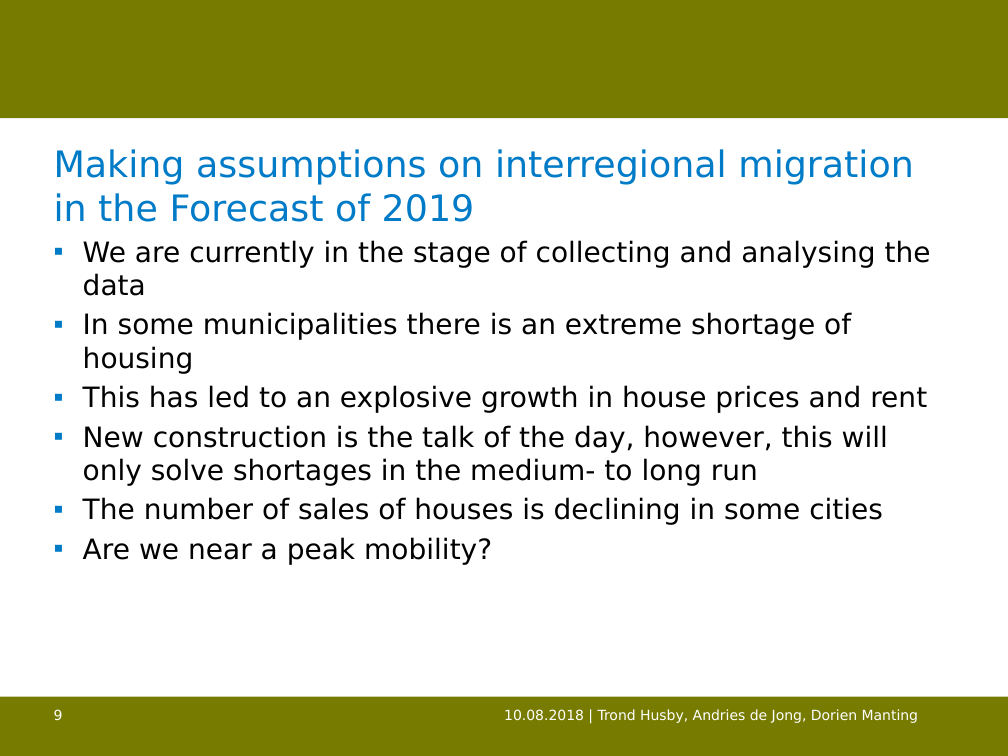
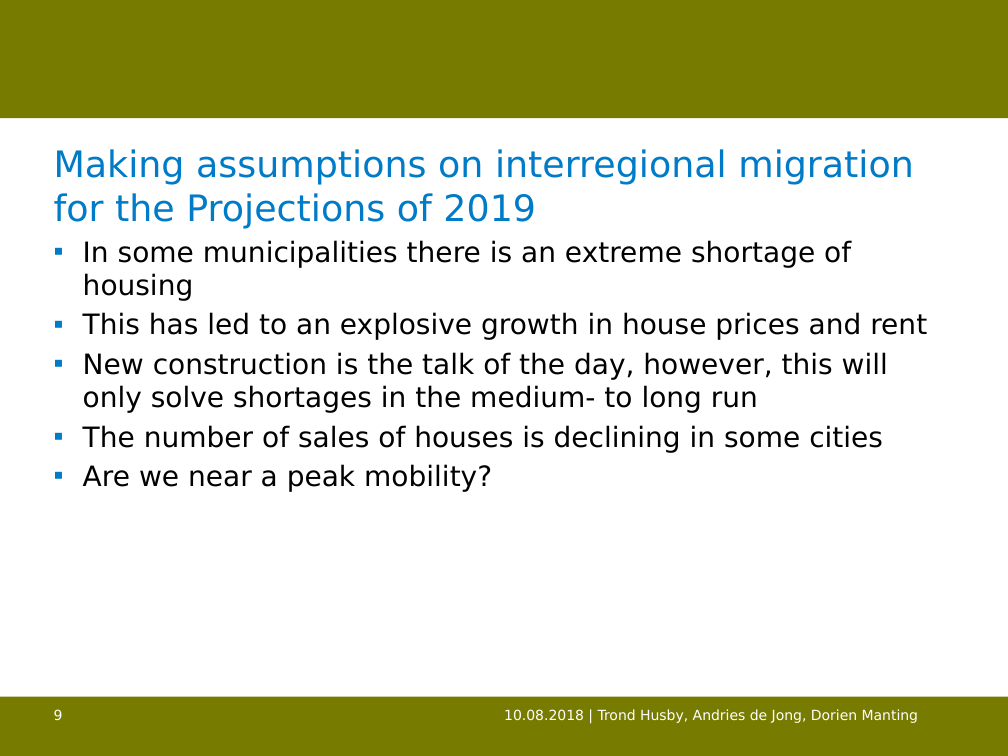
Before and after one commit to trondhusby/mobility_forecast, a slide deck: slide 9 of output/bsps-HUSBY.pptx. Drawn at 1008x756 pixels with LibreOffice and Linux fonts; fonts in the diff are those of the drawing; background and template pictures are left out. Boxes give left, top, right and bottom in pixels: in the first picture for what was removed or moved away, otherwise in the second. Text is boxed around its words. In the diff, an @@ line names an element or a change of style, - is before the commit and + after.

```diff
--- a/output/bsps-HUSBY.pptx
+++ b/output/bsps-HUSBY.pptx
@@ title at box(54, 149, 914, 229): text changed @@
-Making assumptions on interregional migration in the Forecast of 2019
+Making assumptions on interregional migration for the Projections of 2019
@@ text at box(83, 240, 931, 296): paragraph removed @@
-▪ We are currently in the stage of collecting and analysing the data
```
Also in this commit, not shown: 8 other slides changed.
